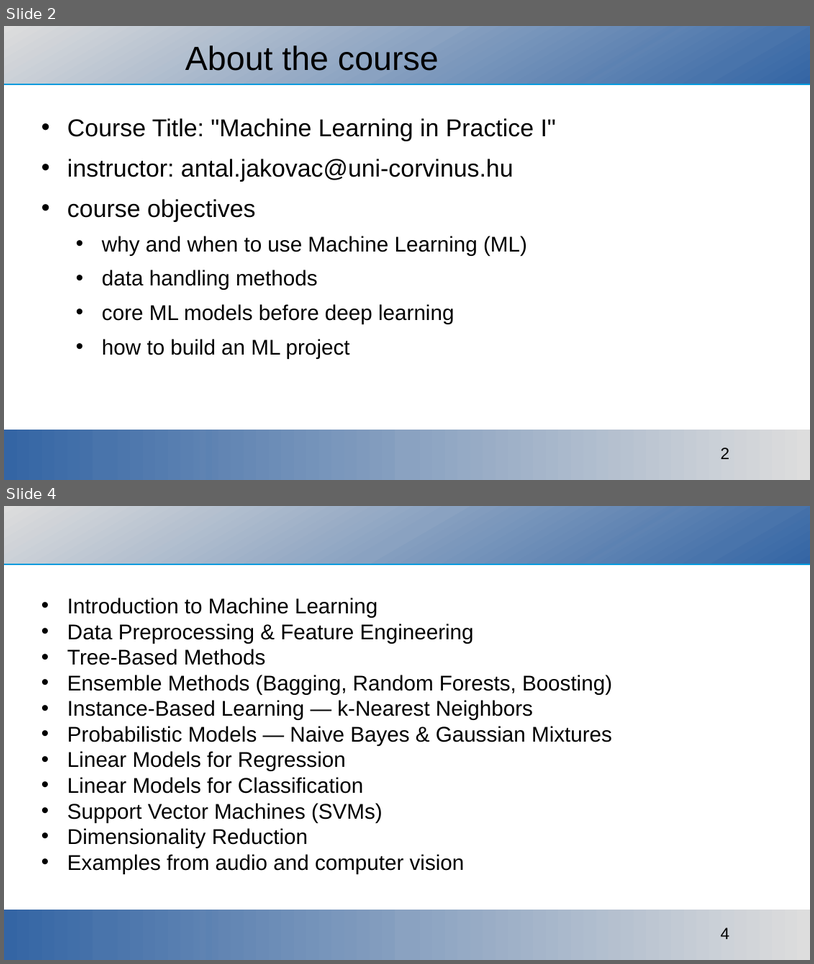
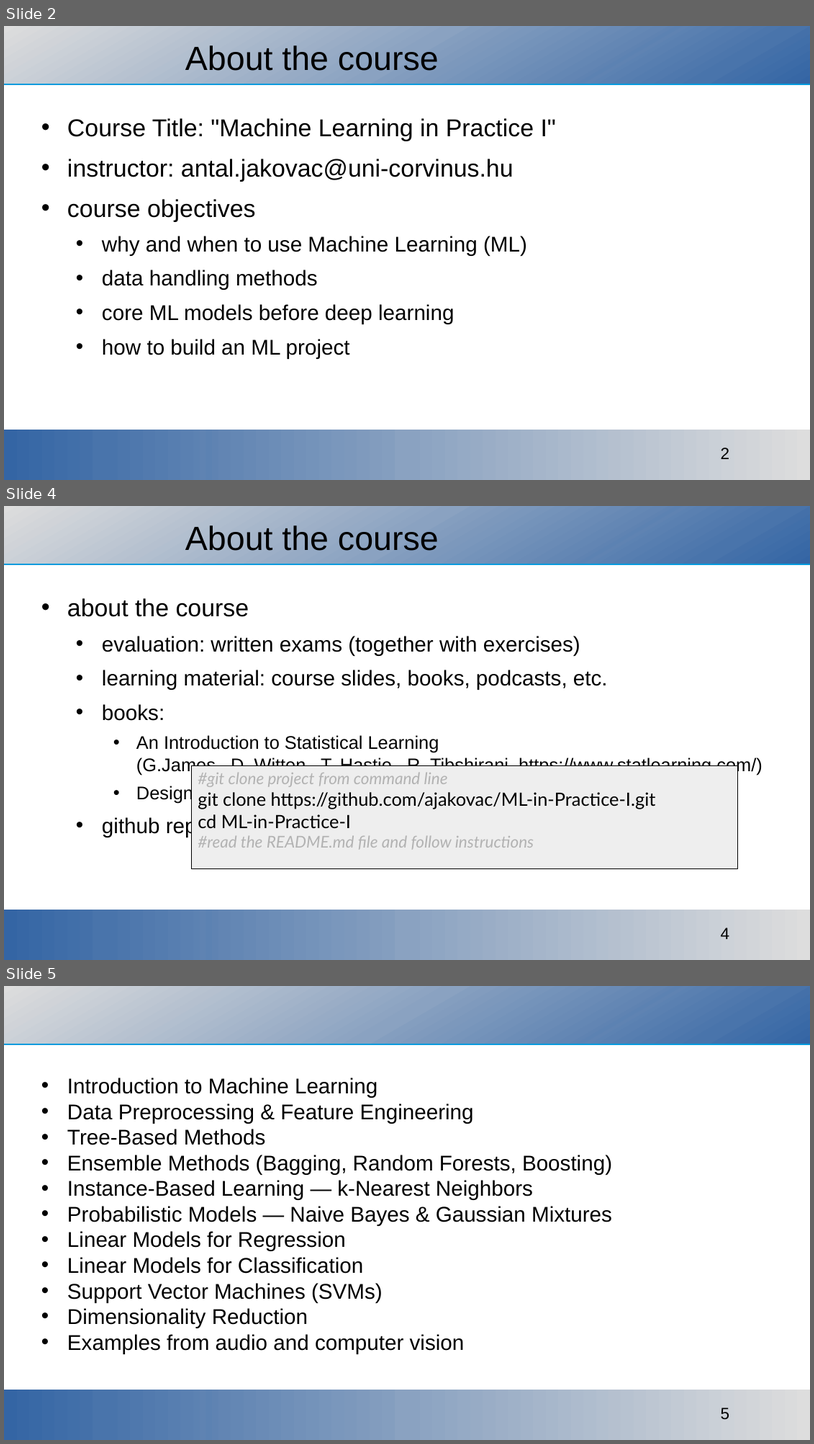
Before and after one commit to ajakovac/ML-in-Practice-I, a slide deck: ML in practice.odp. Shown one above the other, each under a label of ours: slides 2 and 4 before the commit, slides 2, 4 and 5 after it; the slides between them are not shown. The pictures are 814x964 and 814x1444 pixels, drawn with LibreOffice and Linux fonts; fonts in the diff are those of the drawing; background and template pictures are left out. Boxes give left, top, right and bottom in pixels: in the first picture for what was removed or moved away, otherwise in the second. Text is boxed around its words. In the diff, an @@ line names an element or a change of style, - is before the commit and + after.

Commit message:
README added

```diff
--- a/ML in practice.odp
+++ b/ML in practice.odp
@@ slide 4 added at bbox=[4, 506, 810, 960], background #FFFFFF; not listed: 3 template elements that a slide beside it also shows @@
@@ title added at bbox=[185, 525, 439, 551], 33 pt, text #000000 @@
+About the course
@@ text added at bbox=[67, 598, 763, 836], 21 pt, text #000000 @@
+• about the course
+  • evaluation: written exams (together with exercises)
+  • learning material: course slides, books, podcasts, etc.
+  • books:
+    • An Introduction to Statistical Learning
+      (G.James , D. Witten , T. Hastie , R. Tibshirani, https://www.statlearning.com/)
+    • Designing machine learning systems (Chip Huyen)
+  • github repository: https://github.com/ajakovac/ML-in-Practice-I
@@ rectangle added at bbox=[191, 765, 738, 868], fill #EEEEEE, outline #000000 0.51 pt, 18 pt, text #000000 @@
+#git clone project from command line
+git clone https://github.com/ajakovac/ML-in-Practice-I.git
+cd ML-in-Practice-I
+#read the README.md file and follow instructions
@@ what was slide 4 is now slide 5 @@
@@ page number at bbox=[721, 1407, 730, 1419]: text changed @@
-4
+5
```
Also in this commit, not shown: 4 slides changed, 2 other slides added, 2 other files.
